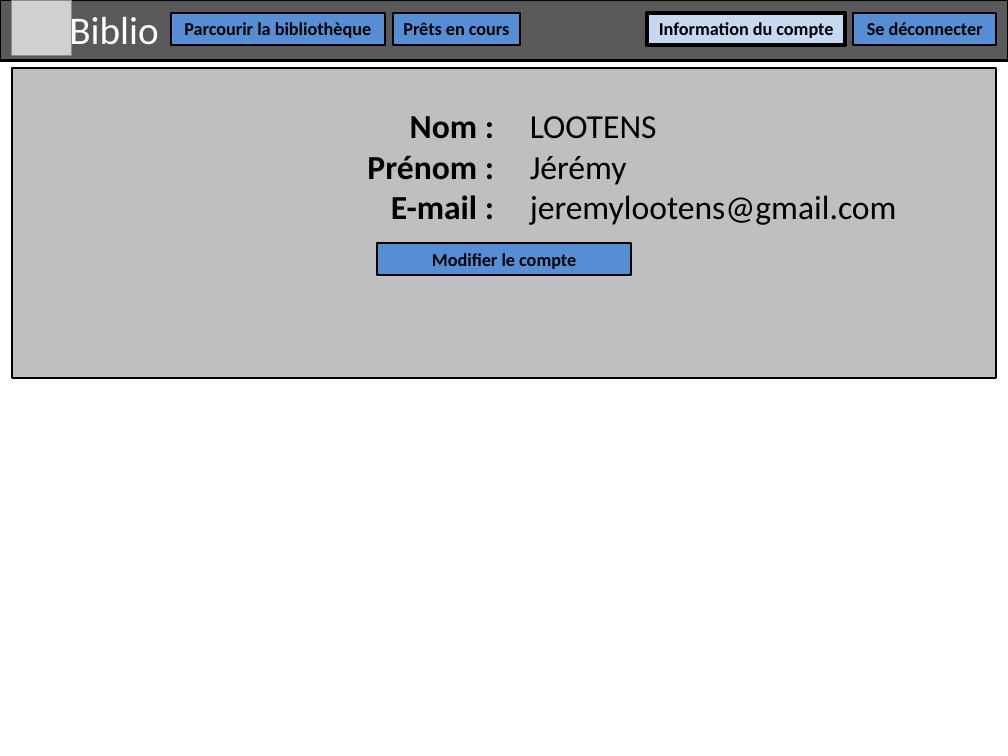
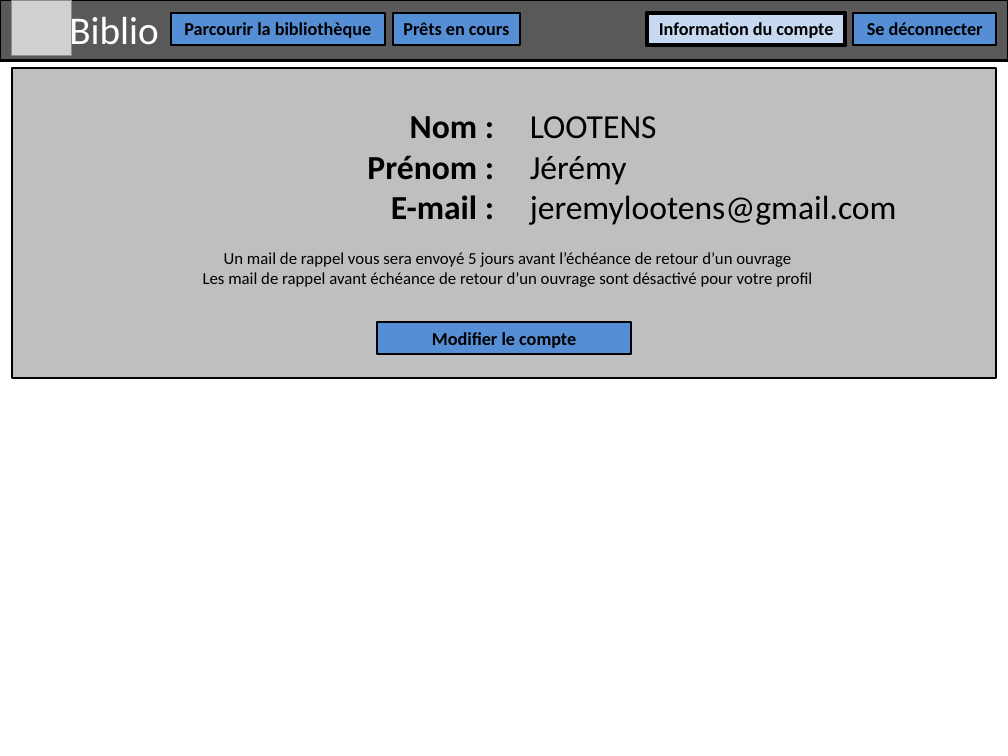
Before and after one commit to MisterSatch59/Projet7, a slide deck: slide 7 of analyse/Wireframes.pptx. Drawn at 1008x756 pixels with LibreOffice and Linux fonts; fonts in the diff are those of the drawing; grey boxes stand for pictures. Boxes give left, top, right and bottom in pixels: in the first picture for what was removed or moved away, otherwise in the second. Text is boxed around its words. In the diff, an @@ line names an element or a change of style, - is before the commit and + after.

```diff
--- a/analyse/Wireframes.pptx
+++ b/analyse/Wireframes.pptx
@@ text added at box(203, 252, 812, 287), 12 pt, text #000000 @@
+Un mail de rappel vous sera envoyé 5 jours avant l’échéance de retour d’un ouvrage
+Les mail de rappel avant échéance de retour d’un ouvrage sont désactivé pour votre profil
@@ rectangle "Modifier le compte": place and size @@
-rectangle "Modifier le compte" at box(377, 243, 631, 275)
+rectangle "Modifier le compte" at box(377, 322, 631, 354)
```
Also in this commit, not shown: 1 other slide changed, 11 other files.
